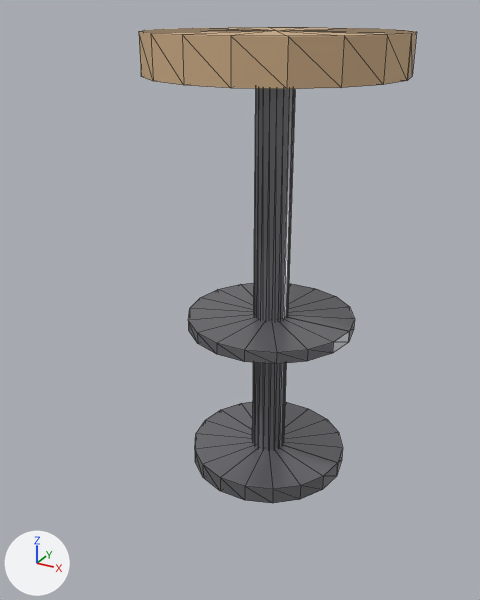
Two versions of the glTF model storage/picture/mocan-51.glb, one commit apart.
Both versions are drawn from a camera (50 mm lens) standing at (0.46, -0.946, 0.781) and looking at (-0.031, -0.054, 0.335). Every picture has the same lights, and +X, +Y and +Z are marked at lower left. The older version comes first. Mesh edges are drawn as thin lines. Vertices at exactly the same position are counted once.

The older version as bpy lines, for what is in view:
```python
me_mesh_0 = bpy.data.meshes.new('Mesh_0')
me_mesh_0.from_pydata(...)  # 158 vertices, 288 faces; spans x -0.2..0.2, y -0.197..0.197, z 0.0..0.75
# faces by material slot: [72, 216]
me_mesh_0.materials.append(mat_wood)  # beige #cead86
me_mesh_0.materials.append(mat_metal)  # grey #89898e
ob_furniture = bpy.data.objects.new('furniture', me_mesh_0)
ob_furniture.location = (0.0, 0.0, 0.0)
```
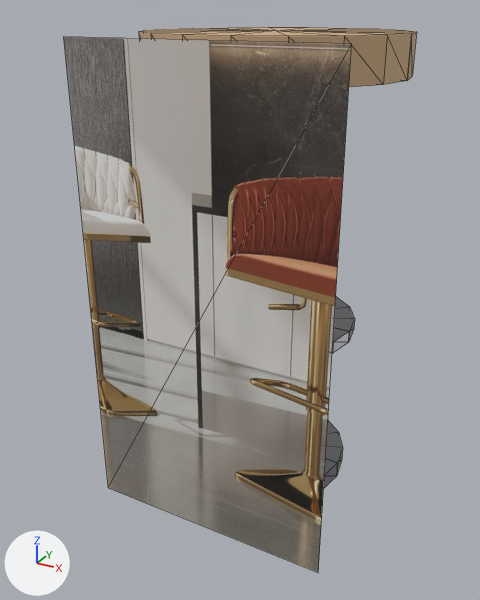
The change, as a diff of the scene's bpy script:
```diff
--- a/storage/picture/mocan-51.glb.py
+++ b/storage/picture/mocan-51.glb.py
@@ img_image_0 @@
+img_image_0 = load_image('Image_0', '_unpacked/Image_0', 800, 800, 'sRGB')
@@ mat_photo @@
+mat_photo = principled_material('photo')
+mat_photo.texture = img_image_0
+mat_photo.roughness = 0.85
@@ me_mesh_0 @@
 # used by ob_furniture; location = (0.0, 0.0, 0.0)
 # verts and faces of me_mesh_0; kept vertices keep their numbers, new ones are numbered from 158
-me_mesh_0.from_pydata(...)  # 158 vertices, 288 faces; spans x -0.2..0.2, y -0.197..0.197, z 0.0..0.75
+me_mesh_0.from_pydata(...)  # 162 vertices, 290 faces; spans x -0.2..0.2, y -0.23..0.197, z 0.0..0.75
+# me_mesh_0 part 1
+verts[158] = (-0.2, -0.23, 0.004)  # pixel (108, 487)
+verts[159] = (0.2, -0.23, 0.004)  # pixel (318, 572)
+verts[160] = (0.2, -0.23, 0.746)  # pixel (351, 43)
+verts[161] = (-0.2, -0.23, 0.746)  # pixel (63, 36)
+faces += [(158, 159, 160), (158, 160, 161)]  # mat_photo (picture img_image_0)
 me_mesh_0.materials.append(mat_wood)
 me_mesh_0.materials.append(mat_metal)
+me_mesh_0.materials.append(mat_photo)  # picture img_image_0
```

Changed parts and their boxes [x1, y1, x2, y2] in the pictures (480 x 600 px):
'furniture', reshaped (27% wider, 14% taller)
    before: [139, 27, 417, 503]
    after: [64, 27, 417, 572]
part 1 of me_mesh_0, added
    after: [64, 37, 351, 572]
